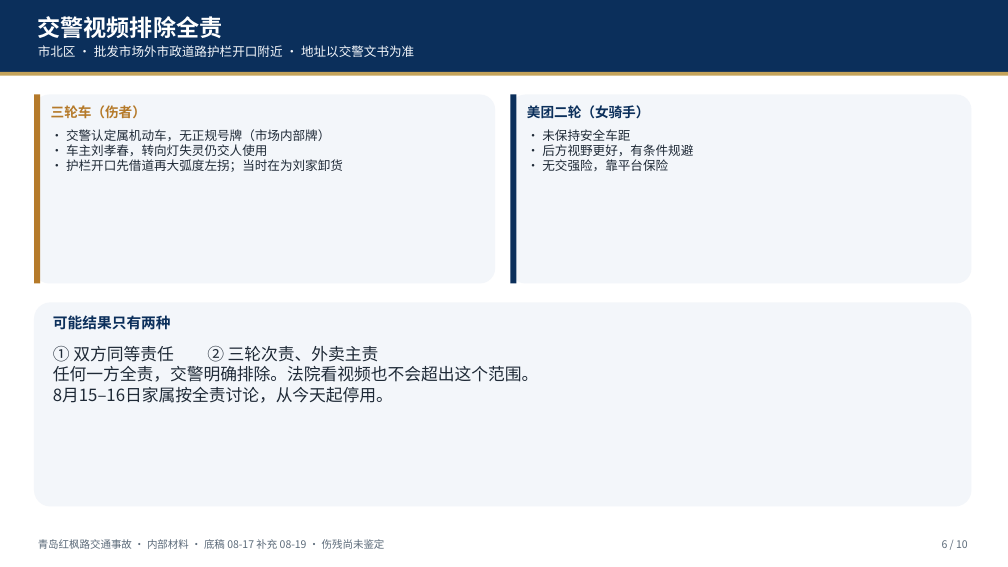
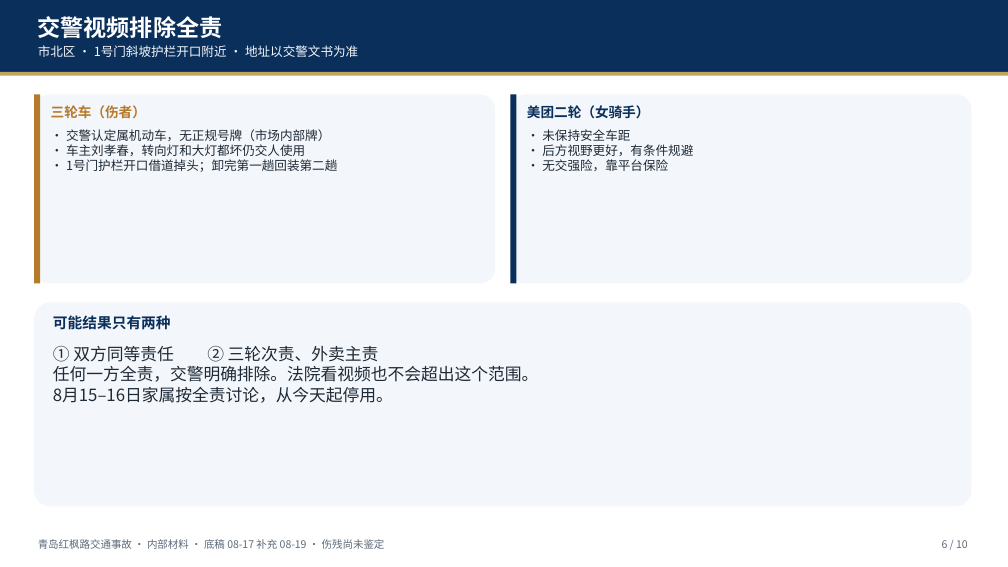
Before and after one commit to hujigang2010-maker/AIDEN, a slide deck: slide 6 of deliverables/青岛红枫路交通事故_伤情与伤残简报_20260817.pptx. Drawn at 1008x567 pixels with LibreOffice and Linux fonts; fonts in the diff are those of the drawing. Boxes give left, top, right and bottom in pixels: in the first picture for what was removed or moved away, otherwise in the second. Text is boxed around its words. In the diff, an @@ line names an element or a change of style, - is before the commit and + after.

```diff
--- a/deliverables/青岛红枫路交通事故_伤情与伤残简报_20260817.pptx
+++ b/deliverables/青岛红枫路交通事故_伤情与伤残简报_20260817.pptx
@@ text at [38,45,358,57]: text changed @@
-市北区 · 批发市场外市政道路护栏开口附近 · 地址以交警文书为准
+市北区 · 1号门斜坡护栏开口附近 · 地址以交警文书为准
@@ text at [66,144,337,172]: text changed @@
-• 车主刘孝春，转向灯失灵仍交人使用
-• 护栏开口先借道再大弧度左拐；当时在为刘家卸货
+• 车主刘孝春，转向灯和大灯都坏仍交人使用
+• 1号门护栏开口借道掉头；卸完第一趟回装第二趟
```
Also in this commit, not shown: 18 other files.
